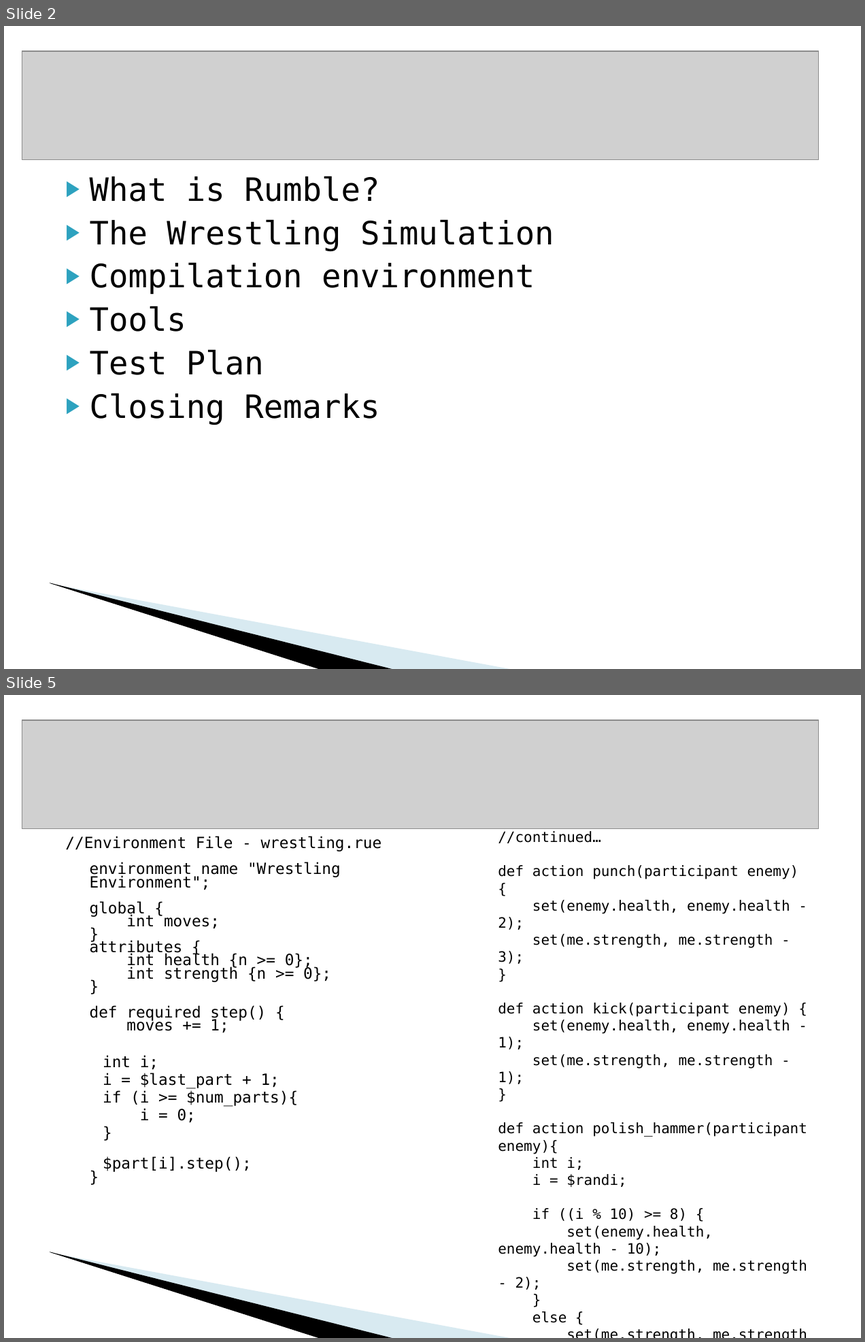
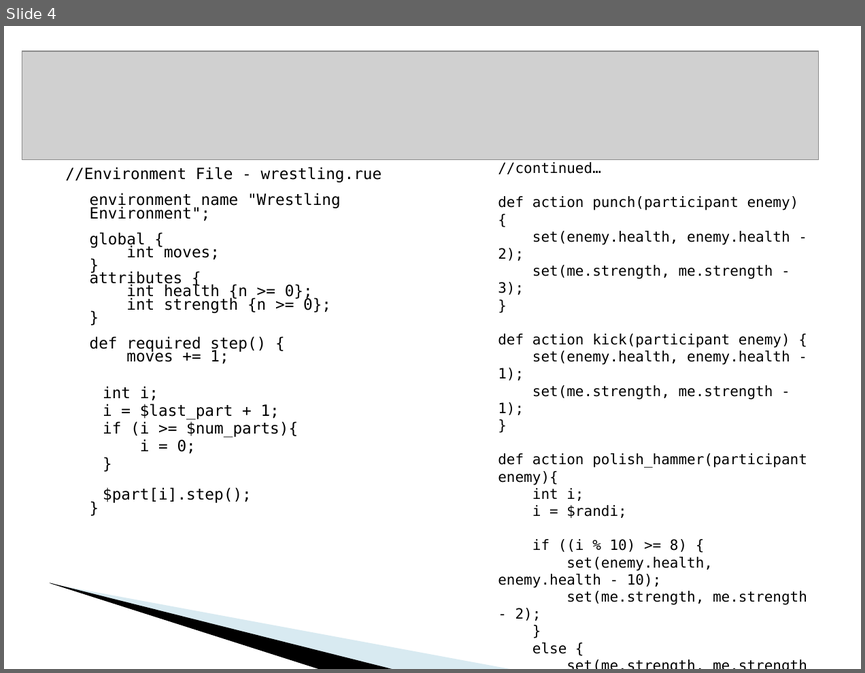
Before and after one commit to dcoli/plt4115, a slide deck: src/compiler/doc/rumble.ppt. Shown one above the other, each under a label of ours: slides 2 and 5 before the commit, slide 4 after it; the slides between them are not shown. The pictures are 865x1342 and 865x673 pixels, drawn with LibreOffice and Linux fonts; fonts in the diff are those of the drawing; grey boxes stand for pictures; background and template pictures are left out. Boxes give left, top, right and bottom in pixels: in the first picture for what was removed or moved away, otherwise in the second. Text is boxed around its words. In the diff, an @@ line names an element or a change of style, - is before the commit and + after.

```diff
--- a/src/compiler/doc/rumble.ppt
+++ b/src/compiler/doc/rumble.ppt
@@ slide 2 removed at (x1=4, y1=26, x2=861, y2=669), background #FFFFFF; not listed: 2 template elements that a slide beside it also shows @@
@@ picture removed at (x1=22, y1=51, x2=818, y2=160) @@
@@ text removed at (x1=90, y1=176, x2=554, y2=424) @@
-▶ What is Rumble?
-▶ The Wrestling Simulation
-▶ Compilation environment
-▶ Tools
-▶ Test Plan
-▶ Closing Remarks
@@ what was slide 5 is now slide 4 @@
```
Also in this commit, not shown: 3 slides changed, 1 slide added, 2 other slides removed.
